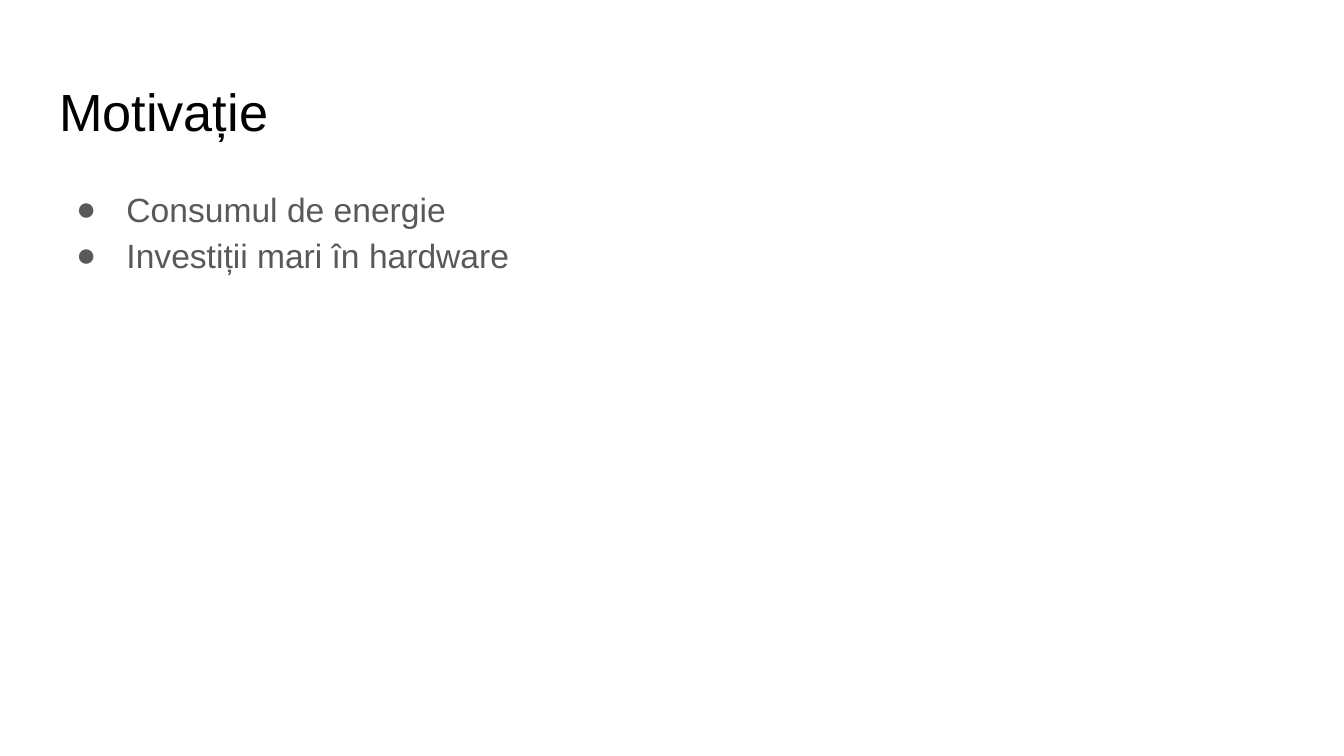
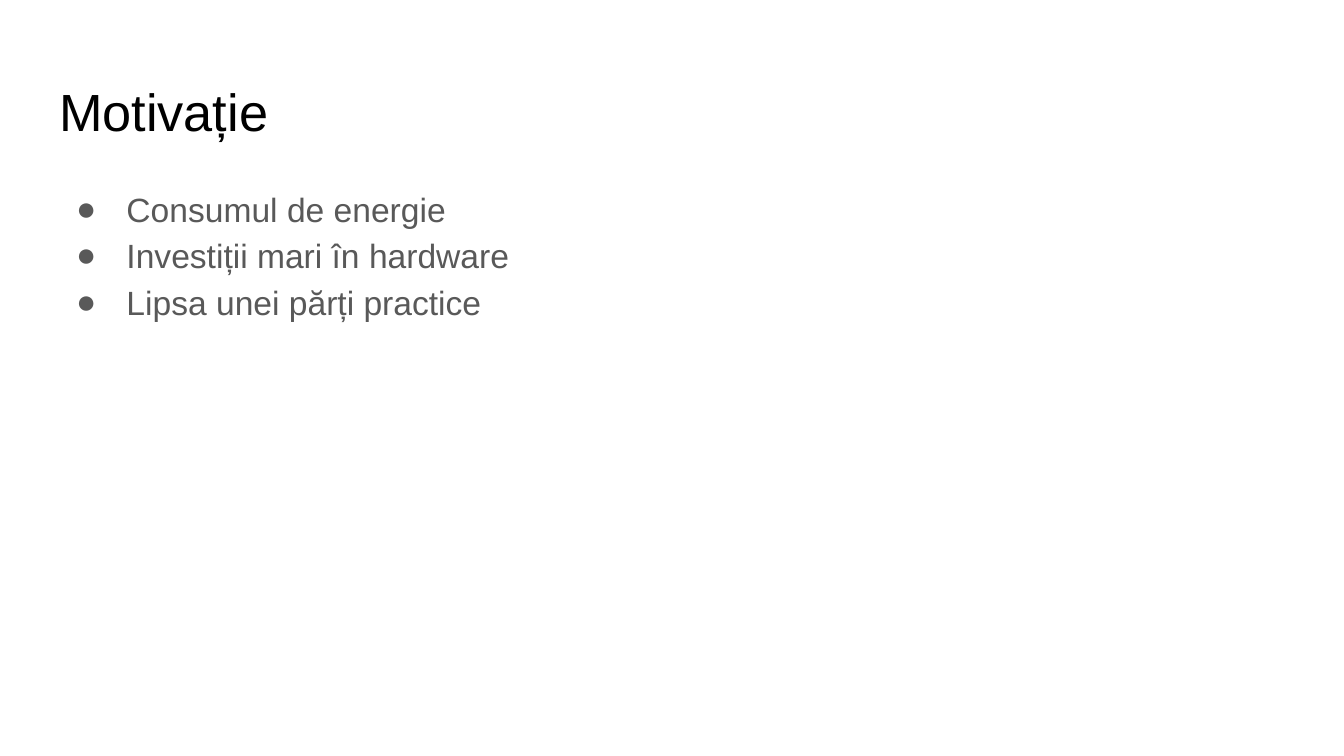
Before and after one commit to cosminchiriac97/ouroboros, a slide deck: slide 4 of Prezentare.pptx. Drawn at 1344x756 pixels with LibreOffice and Linux fonts; fonts in the diff are those of the drawing. Boxes give left, top, right and bottom in pixels: in the first picture for what was removed or moved away, otherwise in the second. Text is boxed around its words. In the diff, an @@ line names an element or a change of style, - is before the commit and + after.

```diff
--- a/Prezentare.pptx
+++ b/Prezentare.pptx
@@ text at (x1=126, y1=290, x2=482, y2=321): paragraph added @@
+● Lipsa unei părți practice
```
Also in this commit, not shown: 6 other slides changed, 1 slide added, 1 other file.
